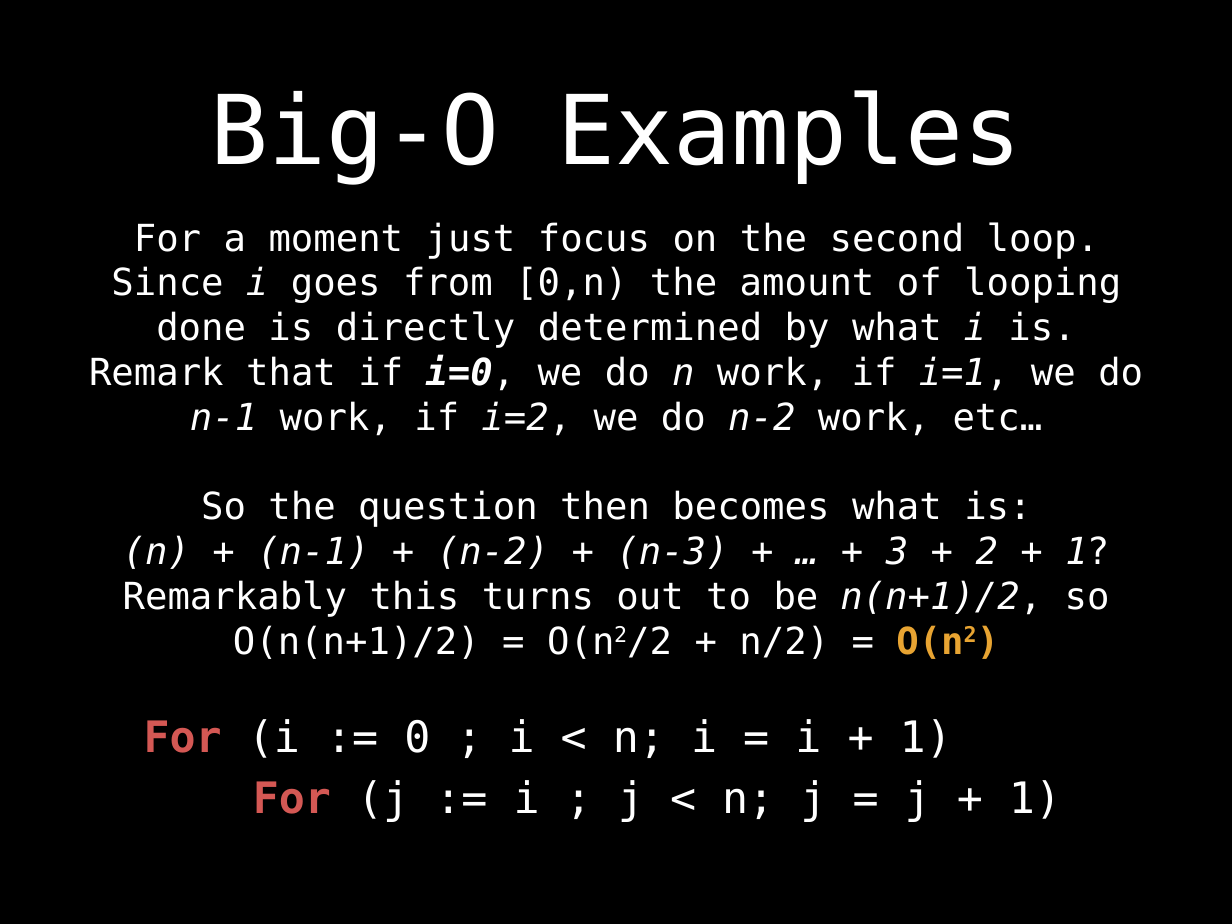
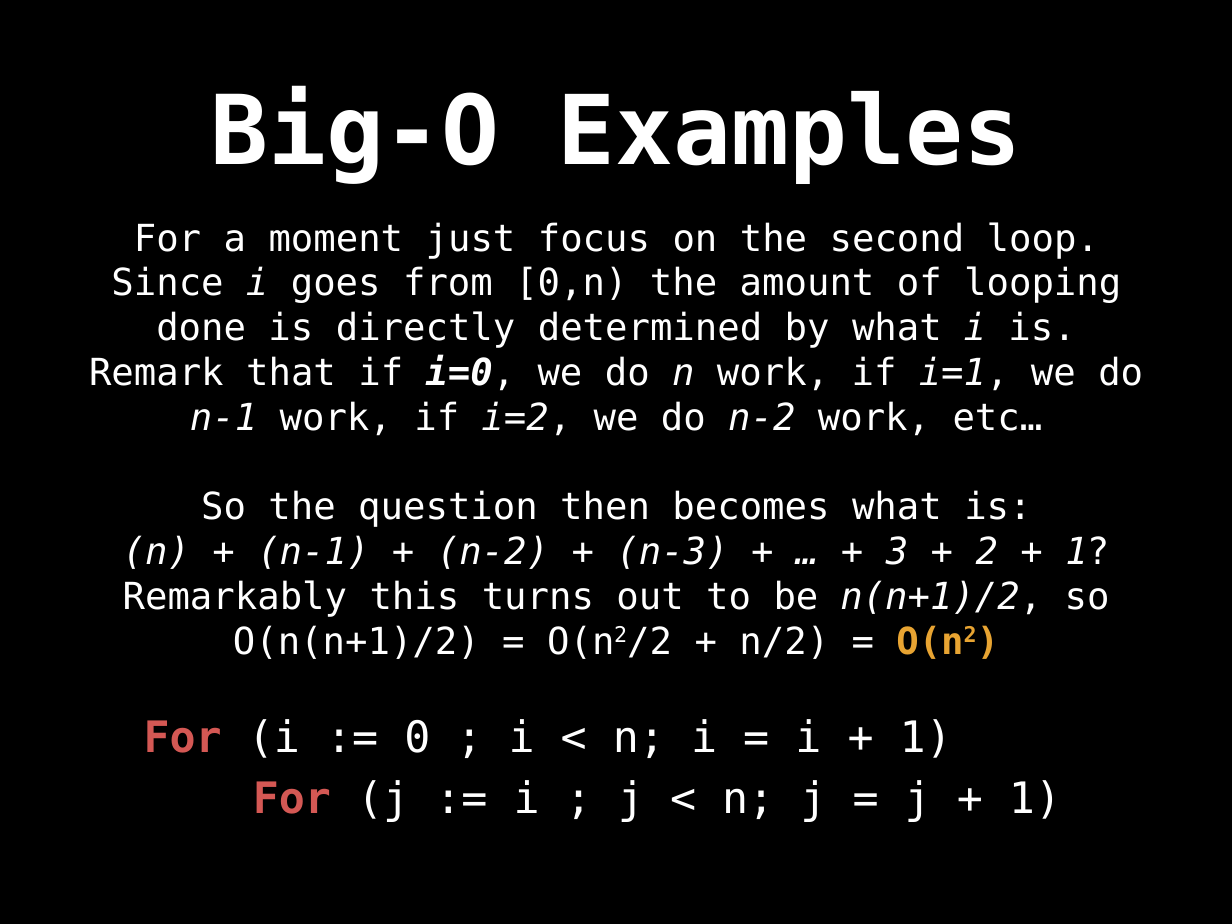
Before and after one commit to williamfiset/DEPRECATED-data-structures, a slide deck: slide 16 of Introduction/ds_intro_slides.pptx (slide 17 before the commit). Drawn at 1232x924 pixels with LibreOffice and Linux fonts; fonts in the diff are those of the drawing. Boxes give left, top, right and bottom in pixels: in the first picture for what was removed or moved away, otherwise in the second. Text is boxed around its words. In the diff, an @@ line names an element or a change of style, - is before the commit and + after.

```diff
--- a/Introduction/ds_intro_slides.pptx
+++ b/Introduction/ds_intro_slides.pptx
@@ title "Big-O Examples" at (210,87,1022,184): bold on @@
```
Also in this commit, not shown: 16 other slides changed, 4 slides added, 5 slides removed, 2 other files.
